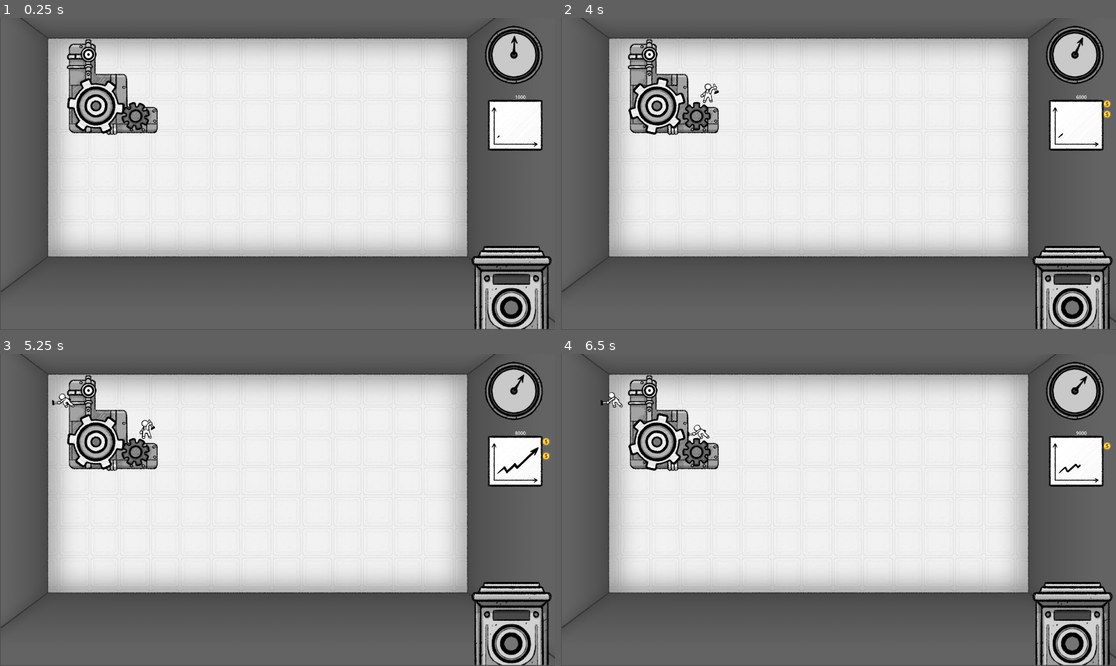
Above: before the commit, frames 1-4 (two rows, left to right).
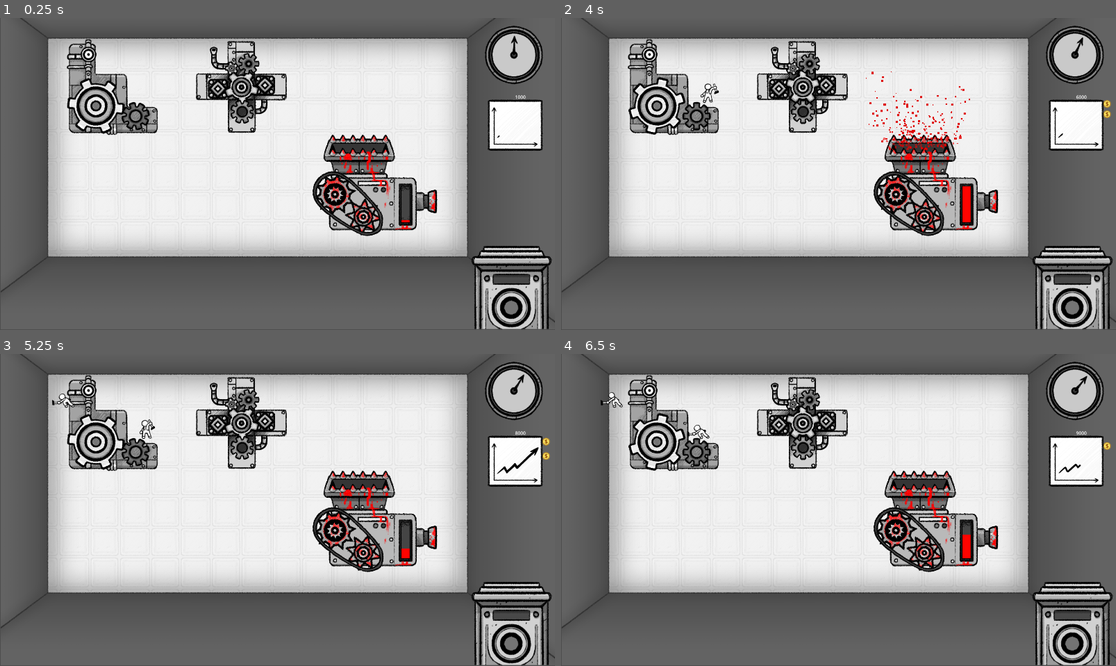
Above: after the commit, the same moments.

Repository: Aeropulu/LaHordeJam
Game: Godot game, scene res://scenes/usine.tscn
Two runs of this game, one before a commit and one after it. Both use one fixed random seed, a clock stepped at 60 frames per second and the inputs below. Sound files missing from this copy of the repository are replaced by a short silence.
Inputs (mouse positions are in pixels of both pictures, inside the frame that each line leads up to):
- Up to frame 1 (0.25 s): no input
- Up to frame 2 (4 s): tap Enter (ui_accept) at 0.5, 0.77, 1.52, 3.02, 3.77 s; move the mouse to (672, 89) at 0.52 s; press the mouse at (672, 89) at 0.53 s; hold Right (ui_right) 0.53-2.03 s; move the mouse to (1071, 286) at 1.27 s; release the mouse at (1071, 286) at 1.28 s; click (1071, 286) at 1.35 s; move the mouse to (894, 105) at 2.02 s; press the mouse at (894, 105) at 2.03 s; hold Left (ui_left) 2.03-2.78 s; move the mouse to (810, 236) at 2.77 s; release the mouse at (810, 236) at 2.78 s; hold Right (ui_right) from 2.78 s (still down); click (810, 236) at 2.85 s; move the mouse to (1005, 220) at 3.52 s; press the mouse at (1005, 220) at 3.53 s
- Up to frame 3 (5.25 s): move the mouse to (111, 463) at 4.27 s; release Right (ui_right) at 4.28 s; release the mouse at (111, 463) at 4.28 s; hold Left (ui_left) 4.28-5.03 s; click (111, 463) at 4.35 s; tap Enter (ui_accept) at 4.52 s; move the mouse to (305, 510) at 5.02 s; press the mouse at (305, 510) at 5.03 s; hold Right (ui_right) from 5.03 s (still down)
- Up to frame 4 (6.5 s): move the mouse to (755, 432) at 5.77 s; release Right (ui_right) at 5.78 s; release the mouse at (755, 432) at 5.78 s; hold Left (ui_left) from 5.78 s (still down); click (755, 432) at 5.85 s; tap Enter (ui_accept) at 6.02 s

The runs differ from the first frame. In frame 1, 7.2% of the frame differs, in the area x 35-79%, y 7-70%; in frame 2, 7.5%; in frame 3, 7.2%; in frame 4, 7.2%.

Commit message:
blood effect for broyeuse

Diff:
--- a/scenes/TextureProgressBar.gd
+++ b/scenes/TextureProgressBar.gd
@@ -1,10 +1,19 @@
 extends TextureProgressBar
 
+var global_capital = 0
+var _death_effect: PackedScene = preload("res://scenes/vfx/blood_effect.tscn")
+
+func generate_death(capital):
+	#Create effect
+	var effect = _death_effect.instantiate()
+	add_child(effect)
+	#GLOBAl SCORE
+	global_capital += capital
 
 # Called when the node enters the scene tree for the first time.
 func _ready():
 	value = 0
-	max_value = 100
+	max_value = 200
 
 
 # Called every frame. 'delta' is the elapsed time since the previous frame.
@@ -12,6 +21,7 @@
 	value += 1
 	if value == max_value && $Timer.is_stopped():
 		$Timer.start()
+		generate_death(1)
 
 
 func _on_timer_timeout():
--- a/scenes/usine.tscn
+++ b/scenes/usine.tscn
@@ -21,7 +21,6 @@
 [ext_resource type="PackedScene" uid="uid://dlqjic7y2rfkq" path="res://scenes/vfx/text_effect.tscn" id="20_8gw2c"]
 [ext_resource type="Texture2D" uid="uid://bxpuql1i1j6n3" path="res://assets/sprites/usine/usine_layout.png" id="23_8vdtw"]
 [ext_resource type="Script" path="res://scenes/Profit.gd" id="24_vxwht"]
-[ext_resource type="AudioStream" uid="uid://dngqbom8v6ejb" path="res://assets/sfx/profit.wav" id="25_elqy2"]
 [ext_resource type="PackedScene" uid="uid://bdfy2r4dblv5p" path="res://scenes/machine.tscn" id="25_t0uso"]
 [ext_resource type="Script" path="res://scenes/Horloge.gd" id="26_d54fv"]
 [ext_resource type="PackedScene" uid="uid://b8n0jndurkhb1" path="res://scenes/machineA.tscn" id="26_uqcj8"]
@@ -220,7 +219,26 @@
 sprite_frames = SubResource("SpriteFrames_87e42")
 autoplay = "default"
 
-[node name="TextureProgressBar" type="TextureProgressBar" parent="MachineB"]
+[node name="michel" parent="." instance=ExtResource("17_mmn0h")]
+position = Vector2(-1455, 912)
+
+[node name="GameMusic" type="AudioStreamPlayer2D" parent="."]
+stream = ExtResource("16_feel5")
+
+[node name="TextEffect" parent="." instance=ExtResource("20_8gw2c")]
+
+[node name="Machine" parent="." instance=ExtResource("25_t0uso")]
+position = Vector2(389, 239)
+
+[node name="Machine2" parent="." instance=ExtResource("26_uqcj8")]
+position = Vector2(835, 239)
+machine_type = 1
+
+[node name="Machine3" parent="." instance=ExtResource("27_uthxa")]
+position = Vector2(1297, 579)
+machine_type = 2
+
+[node name="TextureProgressBar" type="TextureProgressBar" parent="Machine3"]
 offset_left = 90.0
 offset_top = 2.0
 offset_right = 130.0
@@ -232,29 +250,8 @@
 script = ExtResource("19_w50jk")
 metadata/_edit_use_anchors_ = true
 
-[node name="Timer" type="Timer" parent="MachineB/TextureProgressBar"]
+[node name="Timer" type="Timer" parent="Machine3/TextureProgressBar"]
 one_shot = true
-
-[node name="michel" parent="." instance=ExtResource("17_mmn0h")]
-position = Vector2(-1455, 912)
-
-[node name="GameMusic" type="AudioStreamPlayer2D" parent="."]
-stream = ExtResource("16_feel5")
-
-[node name="TextEffect" parent="." instance=ExtResource("20_8gw2c")]
-
-[node name="Machine" parent="." instance=ExtResource("25_t0uso")]
-position = Vector2(389, 239)
-
-[node name="Machine2" parent="." instance=ExtResource("26_uqcj8")]
-visible = false
-position = Vector2(835, 239)
-machine_type = 1
-
-[node name="Machine3" parent="." instance=ExtResource("27_uthxa")]
-visible = false
-position = Vector2(1297, 271)
-machine_type = 2
 
 [node name="Background" type="Sprite2D" parent="."]
 z_index = -1
@@ -264,9 +261,6 @@
 [node name="Profit" type="Node2D" parent="."]
 position = Vector2(1782, 262)
 script = ExtResource("24_vxwht")
-
-[node name="profitSFX" type="AudioStreamPlayer2D" parent="Profit"]
-stream = ExtResource("25_elqy2")
 
 [node name="profitLabel" type="RichTextLabel" parent="Profit"]
 offset_right = 40.0
@@ -321,7 +315,7 @@
 
 [connection signal="input_event" from="MachineA" to="MachineA" method="_on_input_event"]
 [connection signal="input_event" from="MachineB" to="MachineB" method="_on_input_event"]
-[connection signal="timeout" from="MachineB/TextureProgressBar/Timer" to="MachineB/TextureProgressBar" method="_on_timer_timeout"]
+[connection signal="timeout" from="Machine3/TextureProgressBar/Timer" to="Machine3/TextureProgressBar" method="_on_timer_timeout"]
 [connection signal="animation_finished" from="Pointeuse/pointer" to="Pointeuse" method="_on_pointer_animation_finished"]
 [connection signal="input_event" from="Pointeuse/Area2D" to="Pointeuse" method="_on_area_2d_input_event"]
 
--- /dev/null
+++ b/scenes/vfx/blood_effect.gd
@@ -0,0 +1,17 @@
+extends Node2D
+
+
+# Called when the node enters the scene tree for the first time.
+func _ready():
+	$broyeuse.play()
+
+
+
+# Called every frame. 'delta' is the elapsed time since the previous frame.
+func _process(delta):
+	pass
+
+
+func _on_timer_timeout():
+	$crie.play()
+	$blood.emitting = true
--- /dev/null
+++ b/scenes/vfx/blood_effect.tscn
@@ -0,0 +1,46 @@
+[gd_scene load_steps=5 format=3 uid="uid://c7aawfyrbbndc"]
+
+[ext_resource type="Script" path="res://scenes/vfx/blood_effect.gd" id="1_fcr34"]
+[ext_resource type="AudioStream" uid="uid://d2jb6hhevi06o" path="res://assets/sfx/355052__greatnate98__bone-crunch.wav" id="1_gi24o"]
+[ext_resource type="AudioStream" uid="uid://bj85g7iv55g3a" path="res://assets/sfx/crie1.wav" id="2_yfdr8"]
+
+[sub_resource type="Gradient" id="Gradient_diwqp"]
+offsets = PackedFloat32Array(0, 0.512111)
+colors = PackedColorArray(1, 0, 0, 0.137255, 0.870387, 1.44392e-06, 1.2514e-06, 1)
+
+[node name="blood_effect" type="Node2D"]
+position = Vector2(-152, -144)
+script = ExtResource("1_fcr34")
+
+[node name="broyeuse" type="AudioStreamPlayer2D" parent="."]
+stream = ExtResource("1_gi24o")
+volume_db = -5.0
+
+[node name="crie" type="AudioStreamPlayer2D" parent="."]
+stream = ExtResource("2_yfdr8")
+volume_db = 5.0
+
+[node name="Timer" type="Timer" parent="."]
+wait_time = 0.2
+one_shot = true
+autostart = true
+
+[node name="blood" type="CPUParticles2D" parent="."]
+emitting = false
+amount = 300
+one_shot = true
+speed_scale = 1.5
+explosiveness = 0.38
+lifetime_randomness = 0.55
+emission_shape = 3
+emission_rect_extents = Vector2(100, 1)
+direction = Vector2(0, 1)
+spread = 111.23
+gravity = Vector2(0, -980)
+initial_velocity_min = 141.51
+initial_velocity_max = 207.54
+scale_amount_min = 3.0
+scale_amount_max = 8.0
+color_ramp = SubResource("Gradient_diwqp")
+
+[connection signal="timeout" from="Timer" to="." method="_on_timer_timeout"]
Not shown, added: assets/sfx/355052__greatnate98__bone-crunch.wav.import
Not shown, added: assets/sfx/crie1.wav.import
Binary file added: assets/sprites/machines/machineC/machineC_00000.png
Not shown, added: assets/sprites/machines/machineC/machineC_00000.png.import
Binary file added: assets/sprites/machines/machineC/machineC_00001.png
Not shown, added: assets/sprites/machines/machineC/machineC_00001.png.import
Binary file added: assets/sprites/machines/machineC/machineC_00002.png
Not shown, added: assets/sprites/machines/machineC/machineC_00002.png.import
Binary file added: assets/sprites/machines/machineC/machineC_00003.png
Not shown, added: assets/sprites/machines/machineC/machineC_00003.png.import
Binary file added: assets/sprites/machines/machineC/machineC_00004.png
Not shown, added: assets/sprites/machines/machineC/machineC_00004.png.import
(and 91 more such lines)
